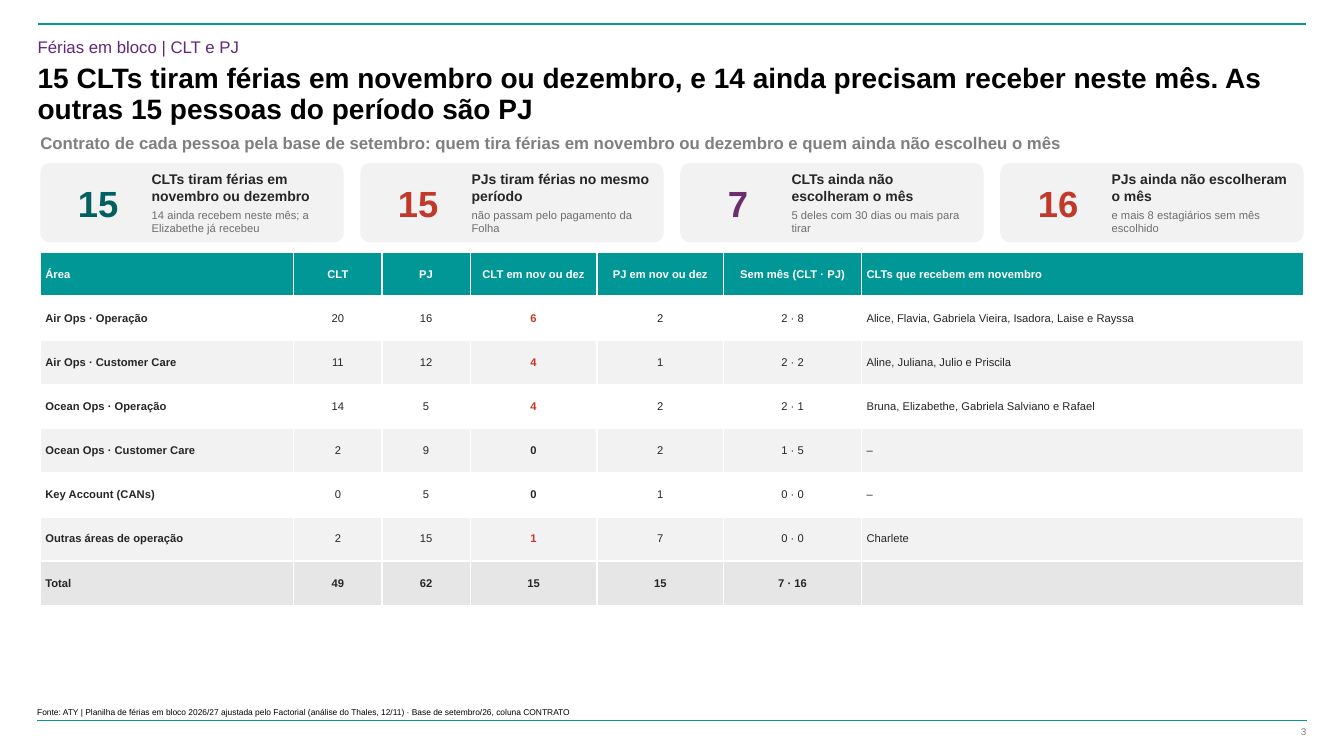
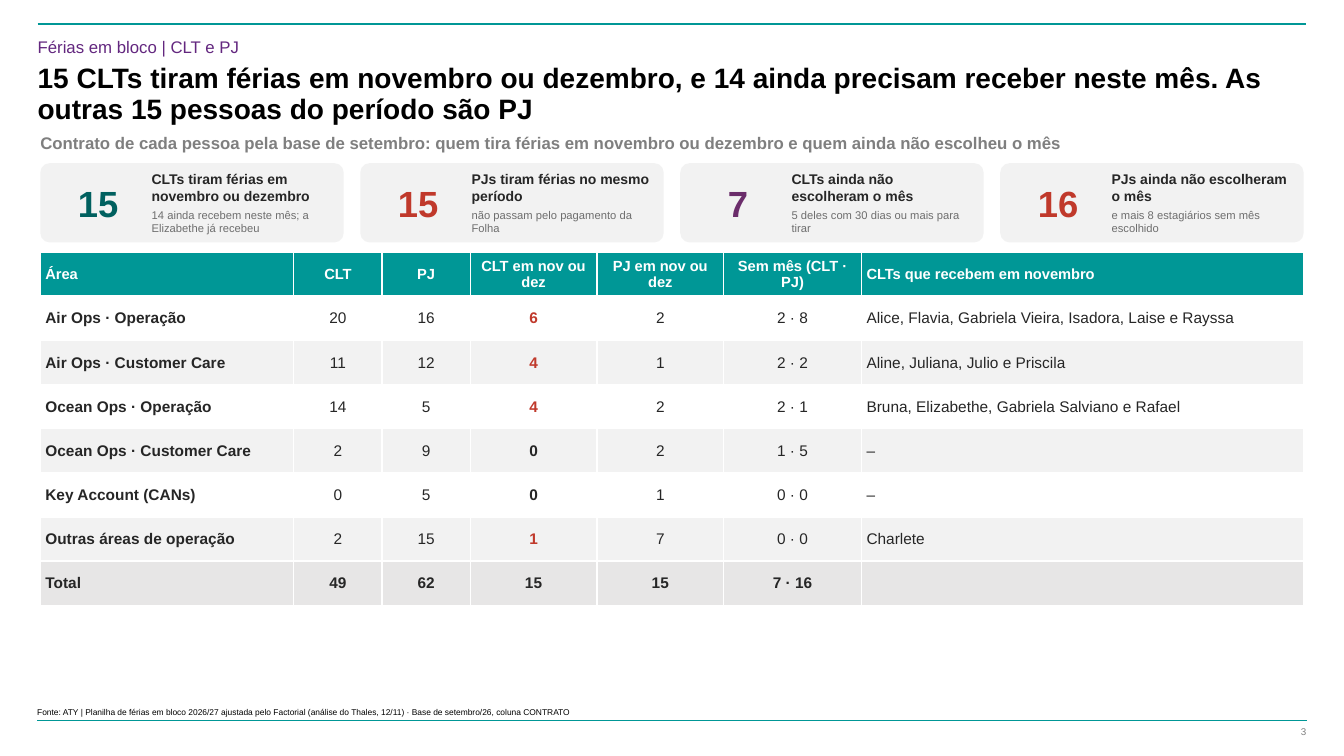
Before and after one commit to suzetemirandasilva5601-cpu/Challenge, a slide deck: slide 3 of 20261112 - ATY - Diagnóstico da Estrutura de Operações - Vagas e Férias.pptx. Drawn at 1344x756 pixels with LibreOffice and Linux fonts; fonts in the diff are those of the drawing; background and template pictures are left out. Boxes give left, top, right and bottom in pixels: in the first picture for what was removed or moved away, otherwise in the second. Text is boxed around its words. In the diff, an @@ line names an element or a change of style, - is before the commit and + after.

```diff
--- a/20261112 - ATY - Diagnóstico da Estrutura de Operações - Vagas e Férias.pptx
+++ b/20261112 - ATY - Diagnóstico da Estrutura de Operações - Vagas e Férias.pptx
@@ table at box(40, 252, 1305, 605) @@
@@ size 8 to 10.5 pt in "Área", "CLT", "PJ", "CLT em nov ou dez" and 3 more places @@
@@ size 8 to 11 pt in "Air Ops · Operação", "20", "16", "6" and 44 more places @@
```
Also in this commit, not shown: 2 other slides changed, 3 other files.
